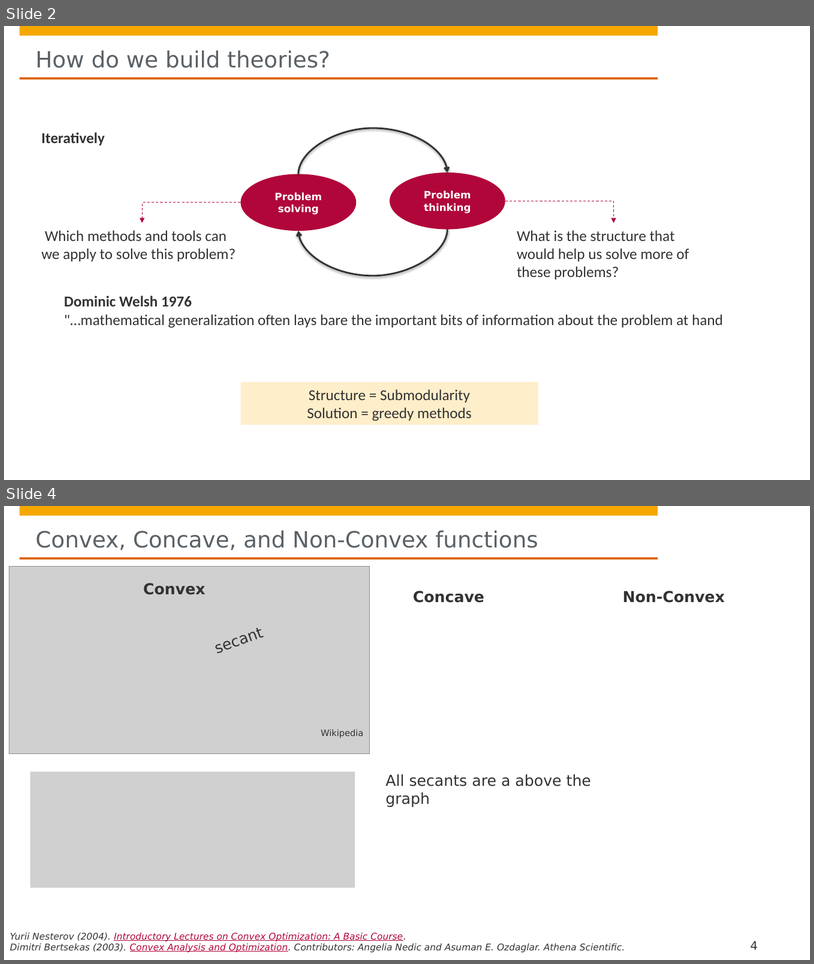
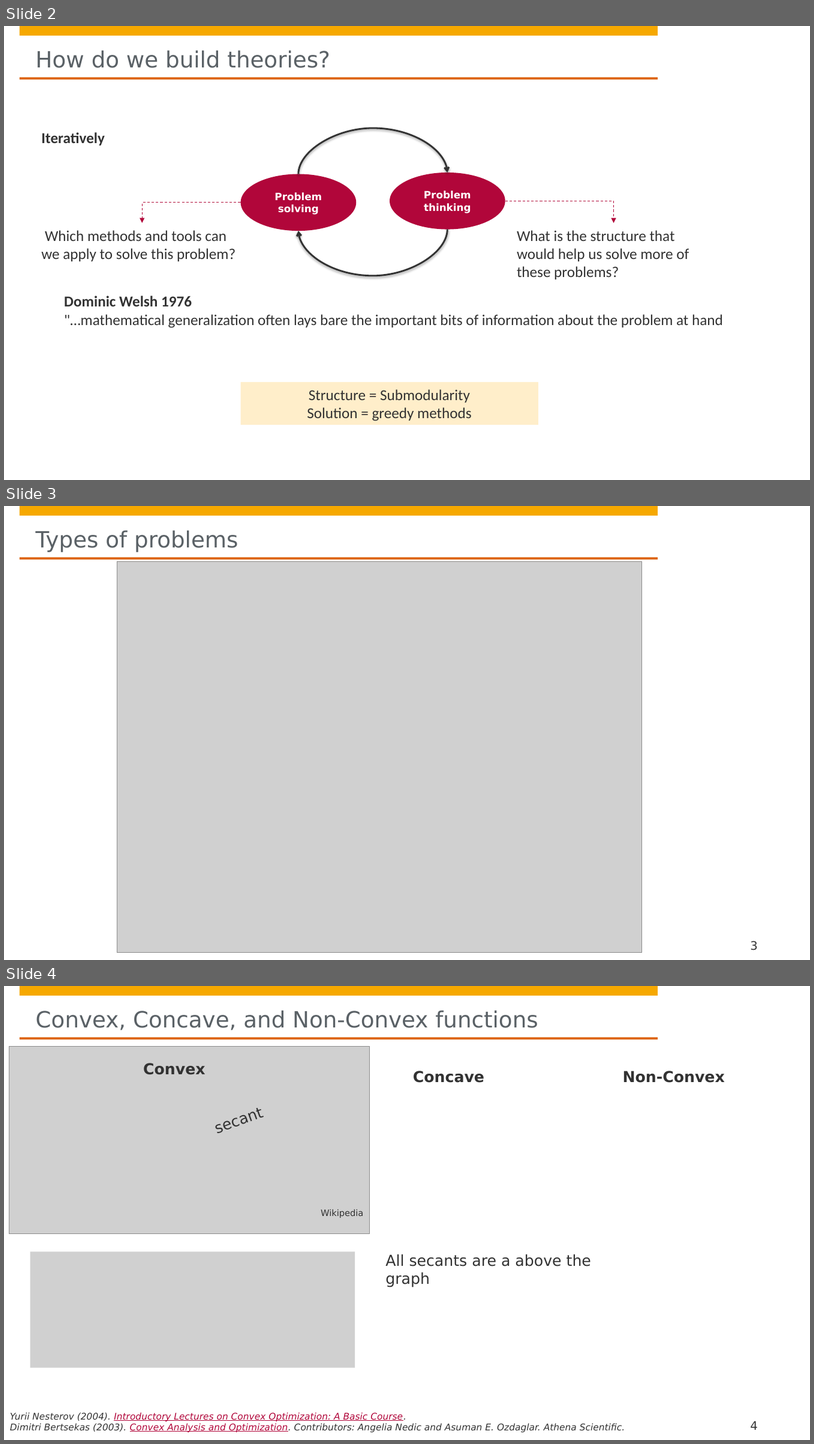
Before and after one commit to hpi-sam/GNN-Course-2020, a slide deck: 15. Submodular Functions and Applications.pptx. Shown one above the other, each under a label of ours: slides 2 and 4 before the commit, slides 2, 3 and 4 after it; the slides between them are not shown. The pictures are 814x964 and 814x1444 pixels, drawn with LibreOffice and Linux fonts; fonts in the diff are those of the drawing; grey boxes stand for pictures; background and template pictures are left out. Boxes give left, top, right and bottom in pixels: in the first picture for what was removed or moved away, otherwise in the second. Text is boxed around its words. In the diff, an @@ line names an element or a change of style, - is before the commit and + after.

```diff
--- a/15. Submodular Functions and Applications.pptx
+++ b/15. Submodular Functions and Applications.pptx
@@ slide 3 added at [4, 506, 810, 960], background #FFFFFF; not listed: 4 template elements that a slide beside it also shows @@
@@ title added at [36, 530, 238, 552], 26.7 pt, text #5A6166 @@
+Types of problems
@@ picture added at [117, 562, 642, 952] @@
@@ page number added at [750, 940, 758, 950], 14 pt, text #323232 @@
+3
```
Also in this commit, not shown: 3 slides changed, 1 other slide added, 8 slides removed.
